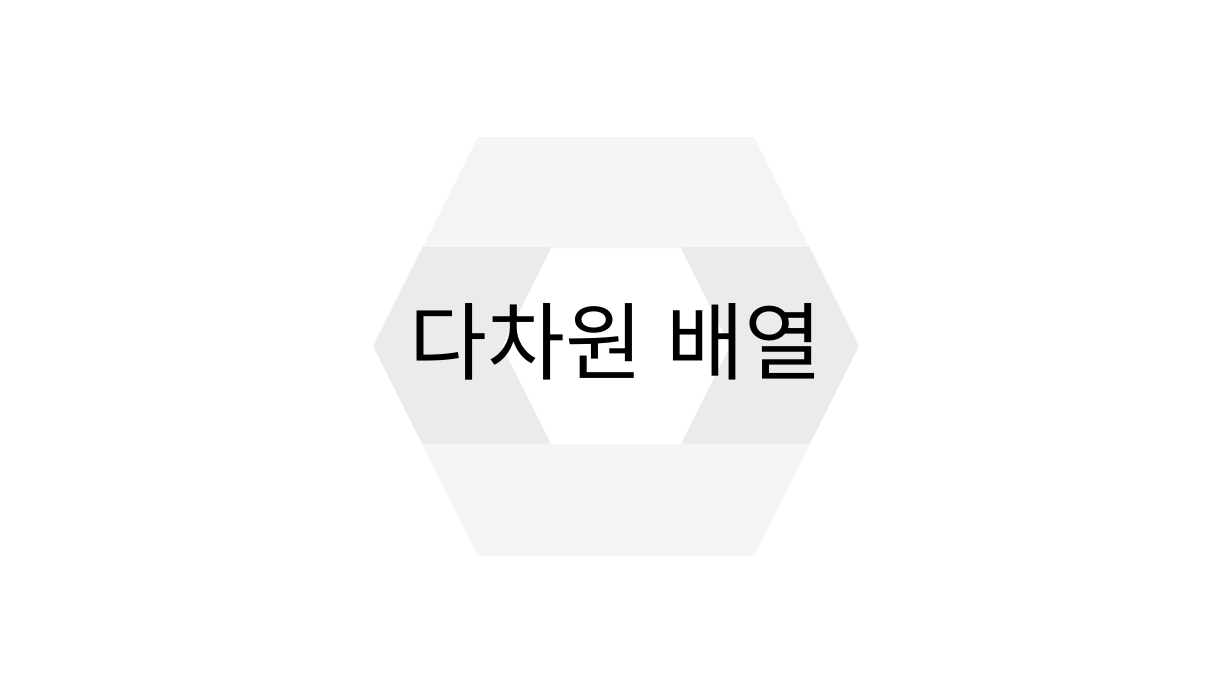
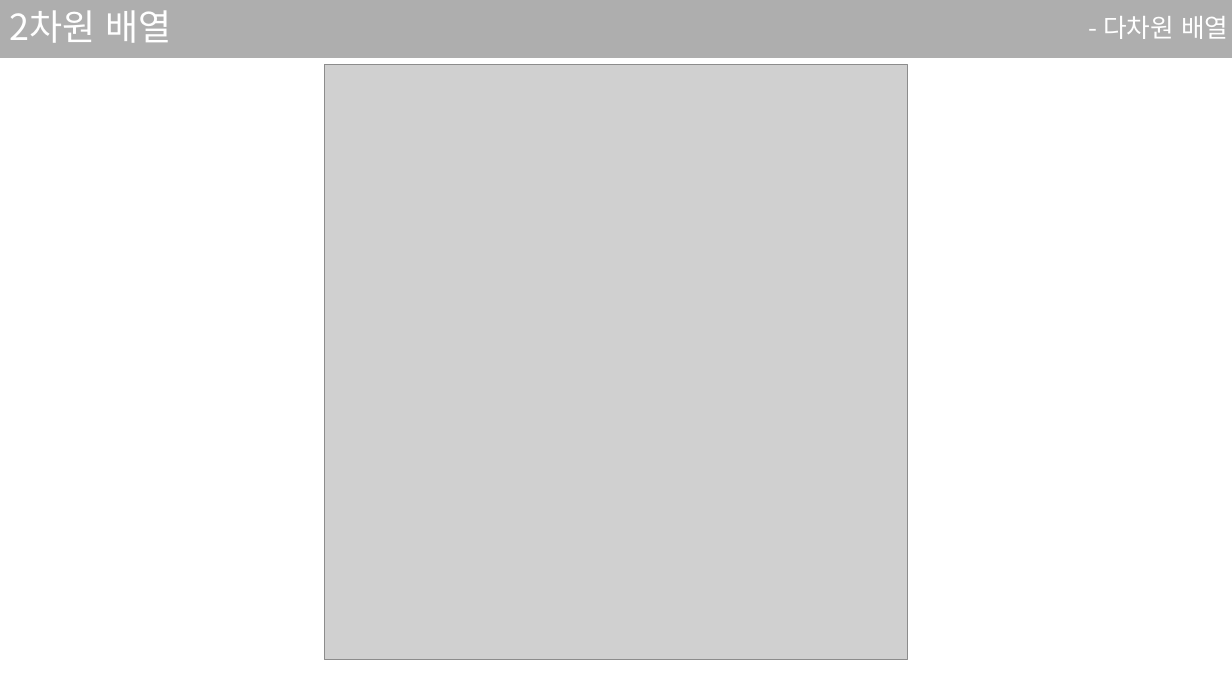
Before and after one commit to sjsjsj1246/EC_C_Language_Study, a slide deck: slide 35 of ppt/4강.pptx (slide 14 before the commit). Drawn at 1232x693 pixels with LibreOffice and Linux fonts; fonts in the diff are those of the drawing; grey boxes stand for pictures. Boxes give left, top, right and bottom in pixels: in the first picture for what was removed or moved away, otherwise in the second. Text is boxed around its words. In the diff, an @@ line names an element or a change of style, - is before the commit and + after.

```diff
--- a/ppt/4강.pptx
+++ b/ppt/4강.pptx
@@ rectangle added at box(0, 0, 1232, 58), fill #181717 at 35% opacity @@
@@ title added at box(9, 10, 171, 43), 28 pt, text #FFFFFF @@
+2차원 배열
@@ text at box(1103, 16, 1228, 39): text changed; size 66 to 20 pt; text colour #000000 to #FFFFFF @@
-다차원 배열
+- 다차원 배열
@@ picture added at box(324, 65, 908, 660) @@
@@ group removed at box(373, 137, 860, 555): 4 hexagons @@
```
Also in this commit, not shown: 6 other slides changed, 33 slides added, 2 slides removed, 1 other file.
